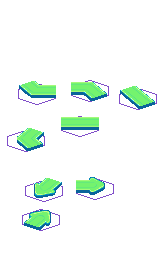
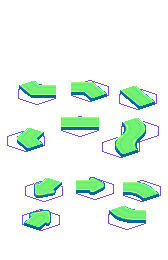
Before/after of a w=168, h=260 layered artwork. What changed in the layer stack:
added group "Group 10" with 1 layers above "Group 9" over [108, 206, 146, 230]
added layer "Layer 39" in group "Group 10" over [108, 206, 146, 230]
added group "Group 9" with 1 layers above "Group 8" over [123, 180, 161, 202]
added layer "Layer 38" in group "Group 9" over [123, 180, 161, 202]
added group "Group 8" with 2 layers above "Group 7" over [102, 118, 159, 158]
added layer "Layer 35" in group "Group 8" over [102, 134, 140, 158]
added layer "Layer 37" in group "Group 8" over [121, 118, 159, 142]
